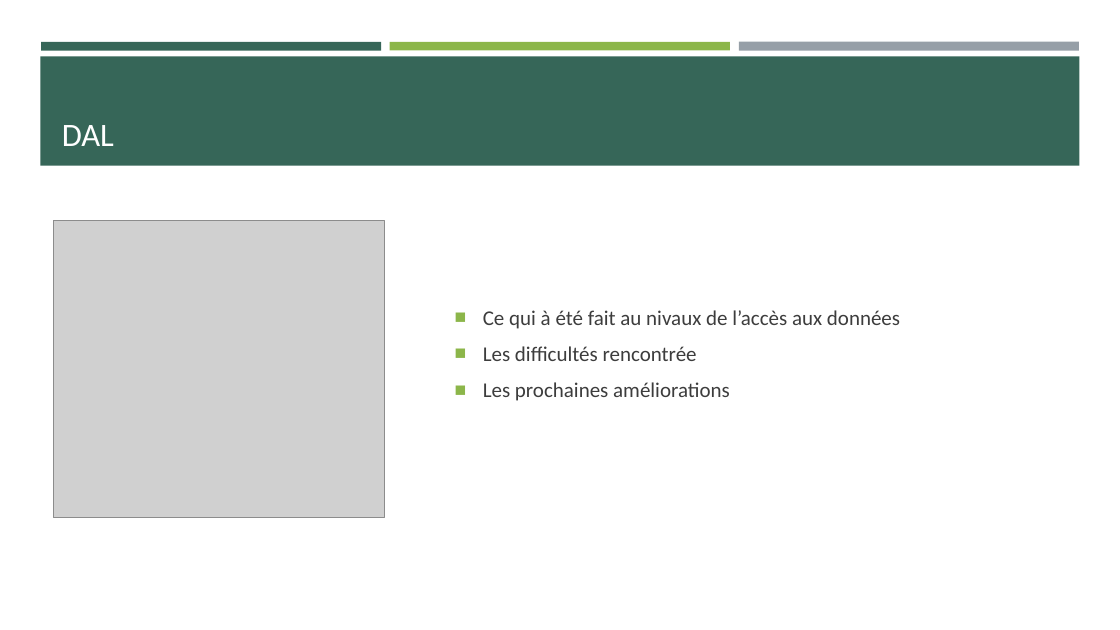
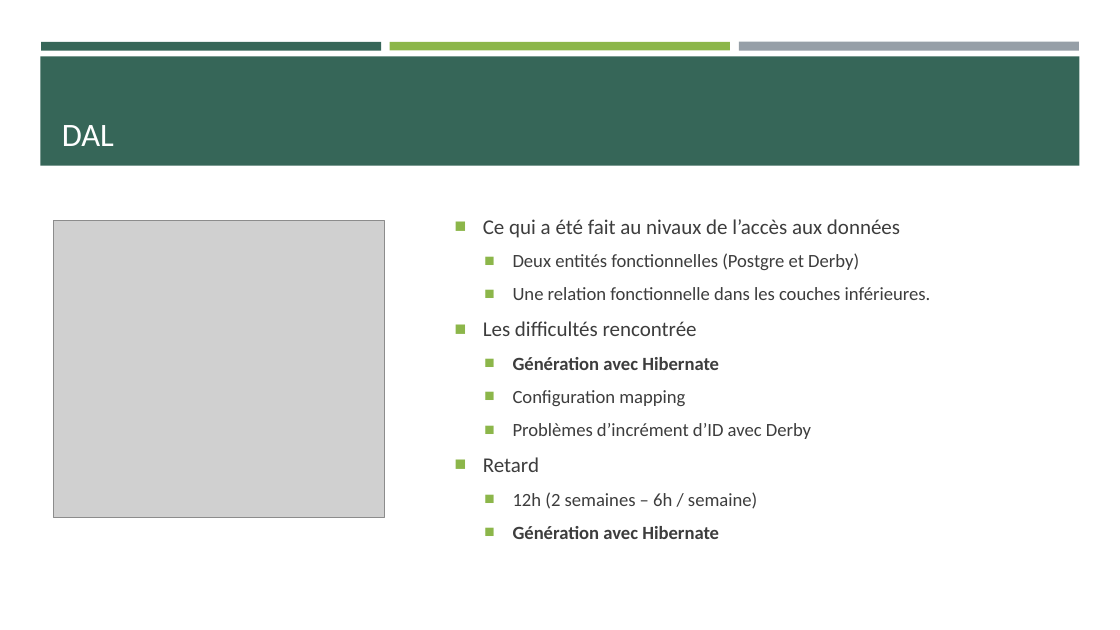
Before and after one commit to Angorance/HEIGVD_MoneyThoring, a slide deck: slide 11 of MoneyThoring.pptx (slide 9 before the commit). Drawn at 1120x630 pixels with LibreOffice and Linux fonts; fonts in the diff are those of the drawing; grey boxes stand for pictures. Boxes give left, top, right and bottom in pixels: in the first picture for what was removed or moved away, otherwise in the second. Text is boxed around its words. In the diff, an @@ line names an element or a change of style, - is before the commit and + after.

Commit message:
MaJ ppt

```diff
--- a/MoneyThoring.pptx
+++ b/MoneyThoring.pptx
@@ text at [483, 219, 931, 300]: text changed; size 18 to 16 pt @@
-■ Ce qui à été fait au nivaux de l’accès aux données
+■ Ce qui a été fait au nivaux de l’accès aux données
+  ■ Deux entités fonctionnelles (Postgre et Derby)
+  ■ Une relation fonctionnelle dans les couches inférieures.
@@ text at [483, 357, 811, 539]: text changed; size 18 to 16 pt @@
-■ Les prochaines améliorations
+  ■ Génération avec Hibernate
+  ■ Configuration mapping
+  ■ Problèmes d’incrément d’ID avec Derby
+■ Retard
+  ■ 12h (2 semaines – 6h / semaine)
+  ■ Génération avec Hibernate
```
Also in this commit, not shown: 2 other slides changed, 6 slides added, 3 slides removed.
